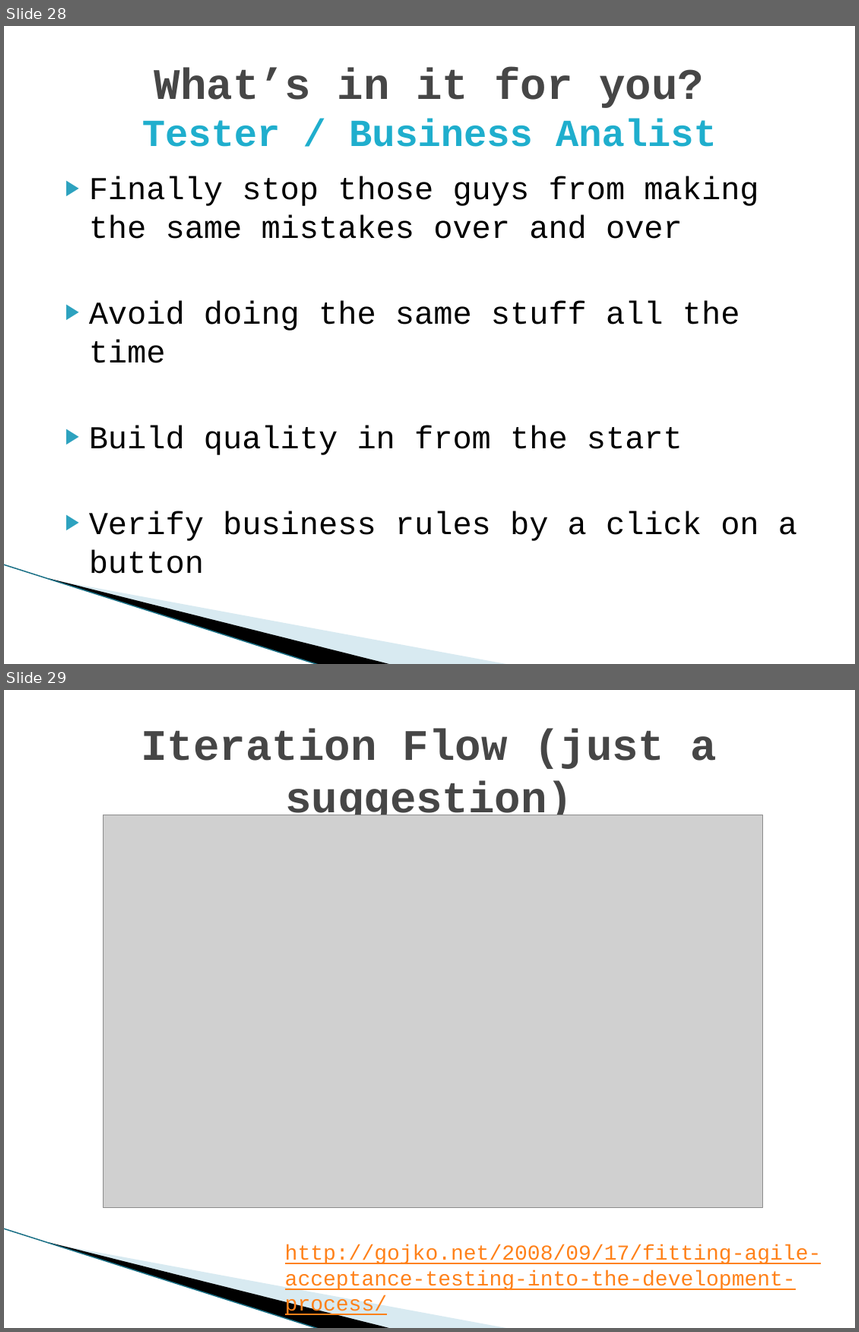
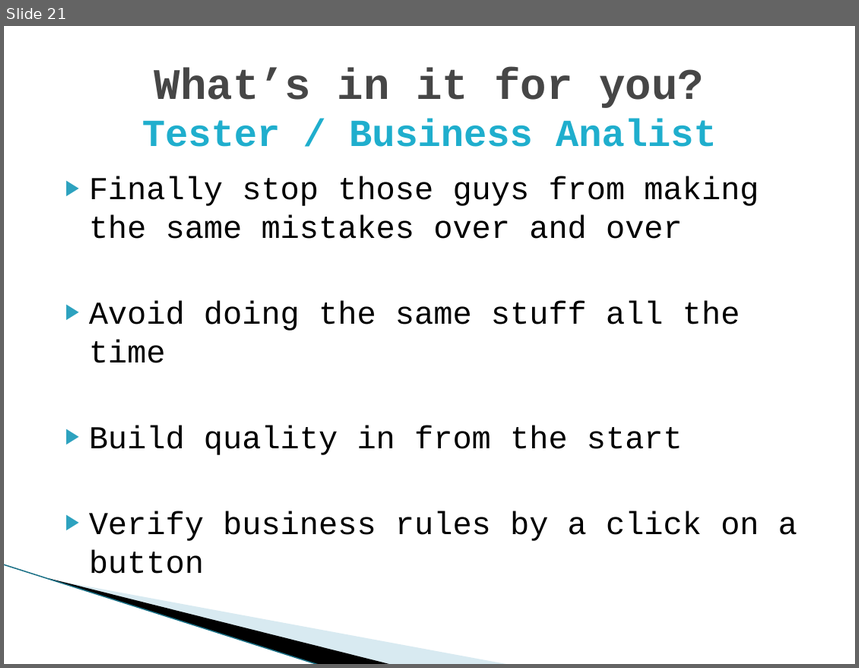
Before and after one commit to michelgrootjans/agileacceptancetesting, a slide deck: Slides/20090604_Ihc_AgileAcceptanceTesting.pptx. Shown one above the other, each under a label of ours: slides 28 and 29 before the commit, slide 21 after it. The pictures are 859x1332 and 859x668 pixels, drawn with LibreOffice and Linux fonts; fonts in the diff are those of the drawing; grey boxes stand for pictures; background and template pictures are left out. Boxes give left, top, right and bottom in pixels: in the first picture for what was removed or moved away, otherwise in the second. Text is boxed around its words. In the diff, an @@ line names an element or a change of style, - is before the commit and + after.

```diff
--- a/Slides/20090604_Ihc_AgileAcceptanceTesting.pptx
+++ b/Slides/20090604_Ihc_AgileAcceptanceTesting.pptx
@@ slide 29 removed at [4, 690, 855, 1328], background #FFFFFF; not listed: 3 template elements that a slide beside it also shows @@
@@ title removed at [141, 728, 717, 815] @@
-Iteration Flow (just a suggestion)
@@ picture removed at [103, 815, 762, 1208] @@
@@ text removed at [285, 1245, 822, 1290] @@
-http://gojko.net/2008/09/17/fitting-agile-acceptance-testing-into-the-development-process/
@@ what was slide 28 is now slide 21 @@
```
Also in this commit, not shown: 5 slides changed, 5 slides added, 5 other slides removed, 3 other files.
